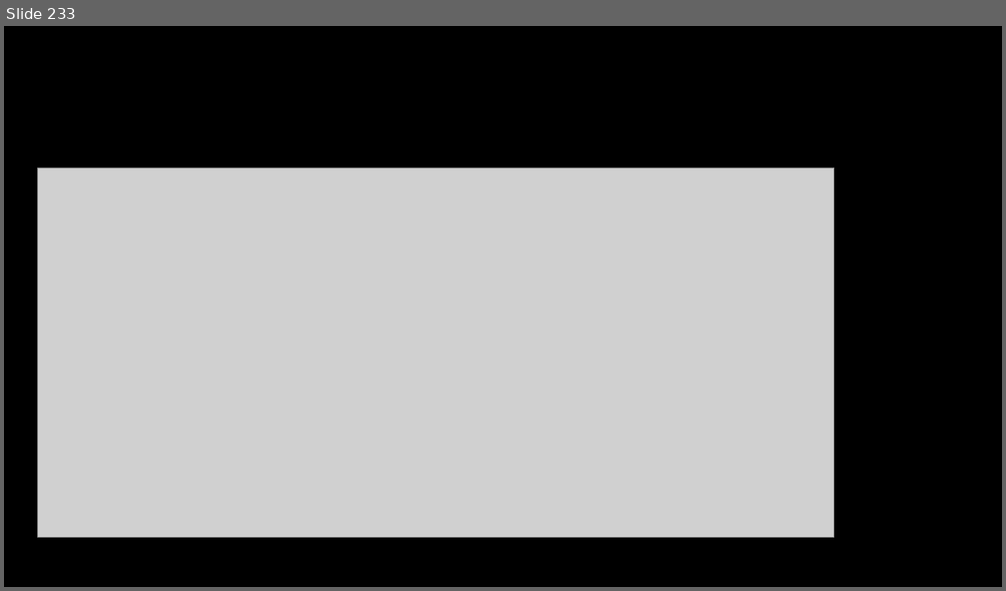
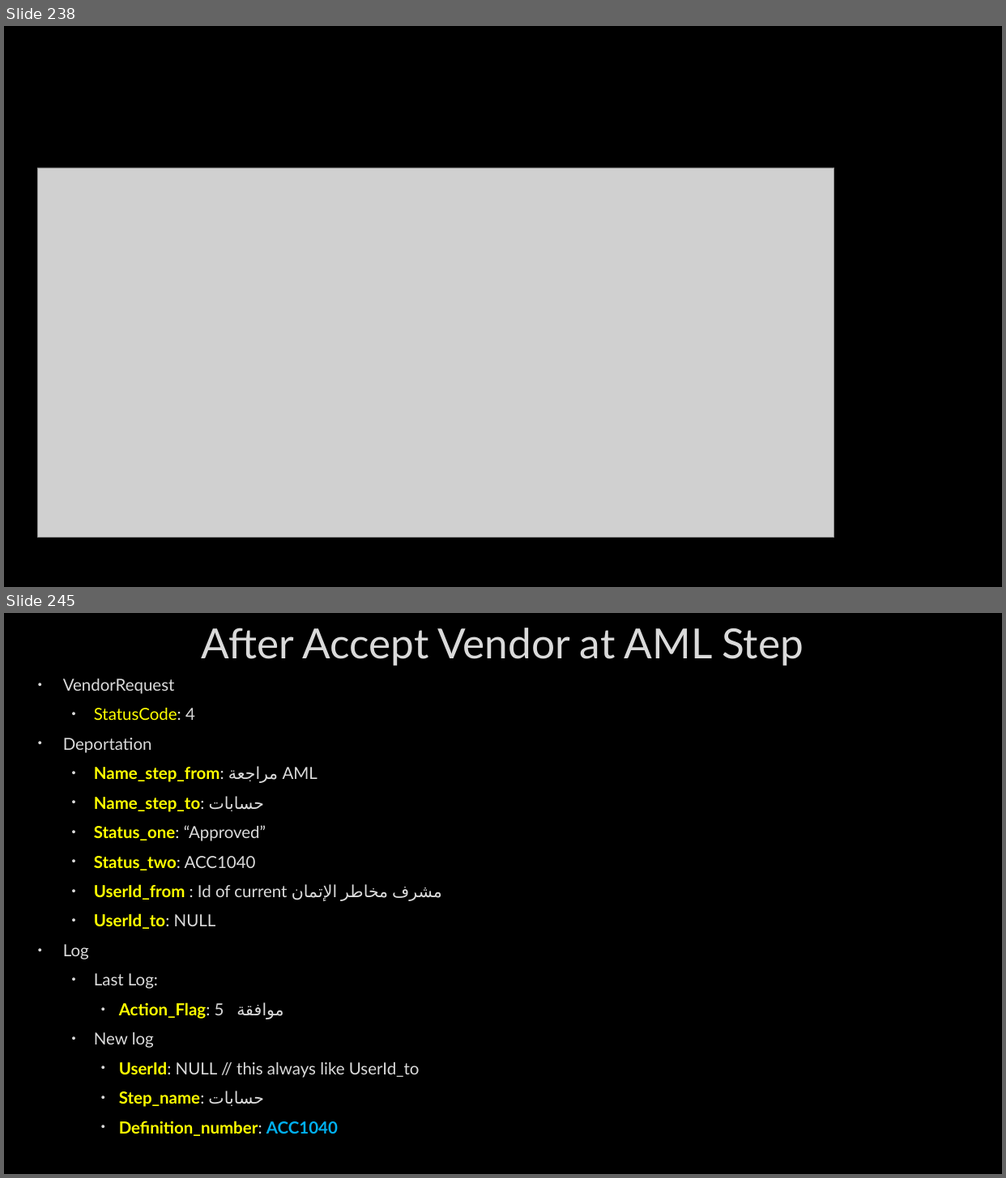
Before and after one commit to AhmedMohamedSamir1/Summary, a slide deck: Dot Net/Business.pptx. Shown one above the other, each under a label of ours: slide 233 before the commit, slides 238 and 245 after it; the slides between them are not shown. The pictures are 1006x591 and 1006x1178 pixels, drawn with LibreOffice and Linux fonts; fonts in the diff are those of the drawing; grey boxes stand for pictures; background and template pictures are left out. Boxes give left, top, right and bottom in pixels: in the first picture for what was removed or moved away, otherwise in the second. Text is boxed around its words. In the diff, an @@ line names an element or a change of style, - is before the commit and + after.

```diff
--- a/Dot Net/Business.pptx
+++ b/Dot Net/Business.pptx
@@ slide 245 added at [4,613,1002,1174], background picture (left out) @@
@@ title added at [202,628,803,666], 40 pt, text #DADADA @@
+After Accept Vendor at AML Step
@@ text added at [63,679,442,1136], 16 pt, text #DADADA @@
+• VendorRequest
+  • StatusCode: 4
+• Deportation
+  • Name_step_from: مراجعة AML
+  • Name_step_to: حسابات
+  • Status_one: “Approved”
+  • Status_two: ACC1040
+  • UserId_from : Id of current مشرف مخاطر الإتمان
+  • UserId_to: NULL
+• Log
+  • Last Log:
+    • Action_Flag: 5 موافقة
+  • New log
+    • UserId: NULL // this always like UserId_to
+    • Step_name: حسابات
+    • Definition_number: ACC1040
@@ what was slide 233 is now slide 238 @@
```
Also in this commit, not shown: 7 slides changed, 10 other slides added, 1 slide removed, 5 other files.
